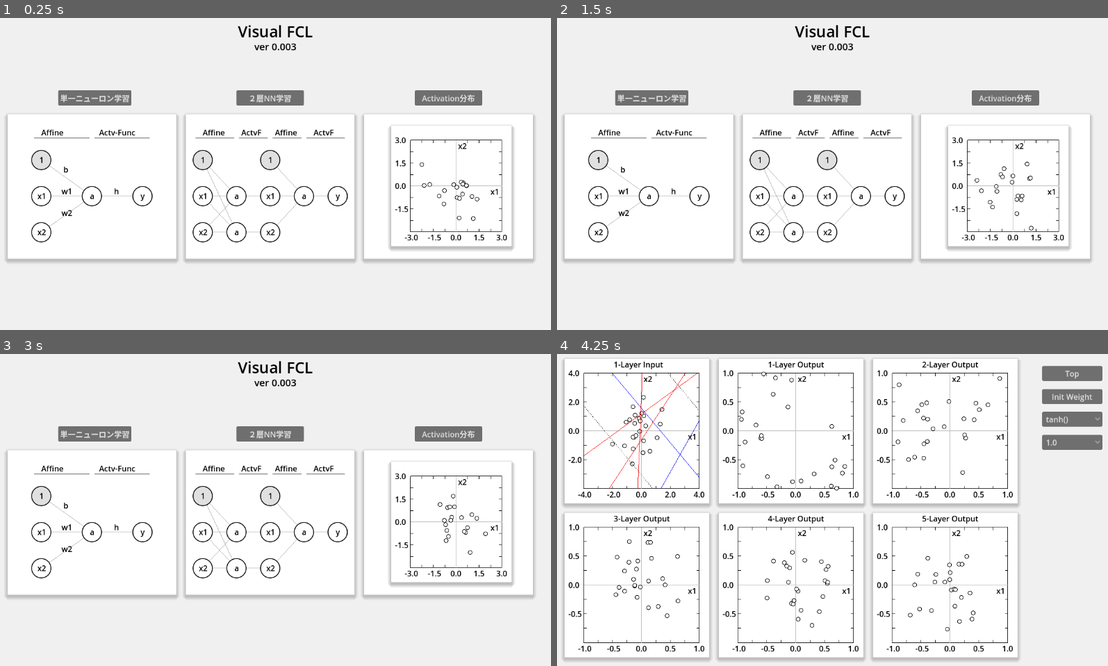
Above: before the commit, frames 1-4 (two rows, left to right).
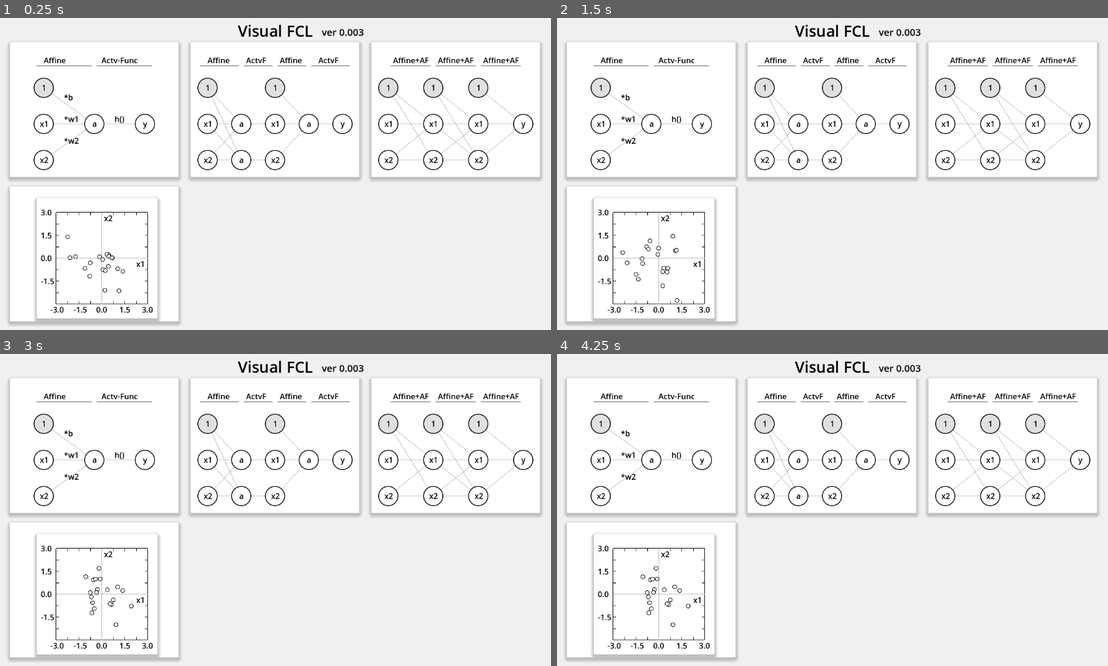
Above: after the commit, the same moments.

Repository: vivisuke/VisualFCL
Game: Godot game, scene res://top_scene.tscn
The game is run twice, just before and just after one commit, with the same random seed, the same clock (stepped at 60 frames per second) and the same inputs.
Inputs (mouse positions are in pixels of both pictures, inside the frame that each line leads up to):
- Up to frame 1 (0.25 s): no input
- Up to frame 2 (1.5 s): click (650, 99) at 0.5 s, where only the run before the commit has a clickable "単一ニューロン学習"; click "Top" at 1.25 s
- Up to frame 3 (3 s): click (269, 435) at 2 s, where only the run before the commit has a clickable "２層NN学習"; click "Top" at 2.75 s
- Up to frame 4 (4.25 s): click (1003, 435) at 3.5 s, where only the run before the commit has a clickable "Activation分布"

The runs differ from the first frame. In frame 1, 14% of the frame differs, in the area x 1-99%, y 2-99%; in frame 2, 14%; in frame 3, 14%; in frame 4, 19%, in the area x 1-99%, y 1-99%.

Commit message:
0089 ◎ C 06/30 06/30 0.004│ToDo│トップシーン：３層NN学習パネル追加

Diff:
--- a/VisualFCL/scripts/SingleLayerRect.gd
+++ b/VisualFCL/scripts/SingleLayerRect.gd
@@ -30,10 +30,10 @@
 	add_child(lbl)
 # Called when the node enters the scene tree for the first time.
 func _ready():
-	add_label(Vector2(X_WEIGHT, Y_X1-10-45), "b")
-	add_label(Vector2(X_WEIGHT, Y_X1-10), "w1")
-	add_label(Vector2(X_WEIGHT, Y_X1-10+45), "w2")
-	add_label(Vector2(X_AF, Y_X1-10), "h")
+	add_label(Vector2(X_WEIGHT, Y_X1-10-45), "*b")
+	add_label(Vector2(X_WEIGHT, Y_X1-10), "*w1")
+	add_label(Vector2(X_WEIGHT, Y_X1-10+45), "*w2")
+	add_label(Vector2(X_AF, Y_X1-10), "h()")
 	#
 	add_label_raw(Vector2(X_INPUT, Y_LINE-24), "Affine")
 	add_label_raw(Vector2(X_ACT+15, Y_LINE-24), "Actv-Func")
--- /dev/null
+++ b/VisualFCL/scripts/TripleLayerRect.gd
@@ -0,0 +1,99 @@
+extends ColorRect
+
+const NODE_RADIUS = 20.0
+const WIDTH = 350	#self.width
+const SPC_X = 35
+const SPC_INPUT = (WIDTH-SPC_X*2)/3.0
+const Y_LINE = 50
+const X_INPUT = SPC_X
+const X_ACT = 105
+const X_INPUT_2 = X_INPUT + SPC_INPUT
+const X_ACT_2 = 245
+const X_INPUT_3 = X_INPUT_2 + SPC_INPUT
+const X_OUTPUT = WIDTH - SPC_X
+const Y_1 = 75+20
+const Y_X1 = 150+20
+const Y_X2 = 225+20
+
+var selected = false
+var initialized = false
+
+func add_label(pos: Vector2, txt: String):
+	var dx = 4 if txt.length() == 1 else 8
+	var lbl = Label.new()
+	lbl.add_theme_color_override("font_color", Color.BLACK)
+	lbl.text = txt
+	lbl.position = pos - Vector2(dx, 12)
+	add_child(lbl)
+func add_label_raw(pos: Vector2, txt: String):
+	var lbl = Label.new()
+	lbl.add_theme_color_override("font_color", Color.BLACK)
+	lbl.text = txt
+	lbl.position = pos
+	add_child(lbl)
+
+# Called when the node enters the scene tree for the first time.
+func _ready():
+	add_label_raw(Vector2(X_INPUT+10, Y_LINE-24), "Affine+AF")
+	add_label_raw(Vector2(X_INPUT_2+10, Y_LINE-24), "Affine+AF")
+	add_label_raw(Vector2(X_INPUT_3+10, Y_LINE-24), "Affine+AF")
+	#
+	pass # Replace with function body.
+
+
+# Called every frame. 'delta' is the elapsed time since the previous frame.
+func _process(delta):
+	pass
+
+func draw_circle_outline(pos: Vector2, radius, col, txt: String):
+	draw_circle(pos, radius, col)
+	draw_arc(pos, radius, 0.0, 2*PI, 128, Color.BLACK, 0.75, true)
+	#draw_string(fnt, pos, txt)
+	if !initialized:
+		add_label(pos, txt)
+func _draw():
+	# 背景＋影 描画
+	var style_box = StyleBoxFlat.new()      # 影、ボーダなどを描画するための矩形スタイルオブジェクト
+	style_box.bg_color = Color.WHITE if !selected else Color.LIGHT_CYAN  # 矩形背景色
+	style_box.shadow_offset = Vector2(0, 4)     # 影オフセット
+	style_box.shadow_size = 8                   # 影（ぼかし）サイズ
+	style_box.shadow_color = Color.GRAY
+	draw_style_box(style_box, Rect2(Vector2(0, 0), self.size))      # style_box に設定した矩形を描画
+	# エッジ
+	draw_line(Vector2(X_INPUT, Y_X1), Vector2(X_OUTPUT, Y_X1), Color.DARK_GRAY)		# 第１層 x1 → 出力 y
+	draw_line(Vector2(X_INPUT, Y_1), Vector2(X_INPUT_2, Y_X1), Color.DARK_GRAY)
+	draw_line(Vector2(X_INPUT, Y_X2), Vector2(X_INPUT_2, Y_X1), Color.DARK_GRAY)
+	draw_line(Vector2(X_INPUT, Y_1), Vector2(X_INPUT_2, Y_X2), Color.DARK_GRAY)
+	draw_line(Vector2(X_INPUT, Y_X2), Vector2(X_INPUT_2, Y_X2), Color.DARK_GRAY)
+	#
+	draw_line(Vector2(X_INPUT_2, Y_1), Vector2(X_INPUT_3, Y_X1), Color.DARK_GRAY)
+	draw_line(Vector2(X_INPUT_2, Y_X1), Vector2(X_INPUT_3, Y_X1), Color.DARK_GRAY)
+	draw_line(Vector2(X_INPUT_2, Y_1), Vector2(X_INPUT_3, Y_X2), Color.DARK_GRAY)
+	draw_line(Vector2(X_INPUT_2, Y_X1), Vector2(X_INPUT_3, Y_X2), Color.DARK_GRAY)
+	draw_line(Vector2(X_INPUT_2, Y_X2), Vector2(X_INPUT_3, Y_X1), Color.DARK_GRAY)
+	draw_line(Vector2(X_INPUT_2, Y_X2), Vector2(X_INPUT_3, Y_X2), Color.DARK_GRAY)
+	#draw_line(Vector2(X_ACT, Y_X1), Vector2(X_OUTPUT, Y_X1), Color.DARK_GRAY)
+	#draw_line(Vector2(X_ACT, Y_X2), Vector2(X_INPUT_2, Y_X2), Color.DARK_GRAY)
+	draw_line(Vector2(X_INPUT_3, Y_1), Vector2(X_OUTPUT, Y_X1), Color.DARK_GRAY)
+	draw_line(Vector2(X_INPUT_3, Y_X1), Vector2(X_OUTPUT, Y_X1), Color.DARK_GRAY)
+	draw_line(Vector2(X_INPUT_3, Y_X2), Vector2(X_OUTPUT, Y_X1), Color.DARK_GRAY)
+	# ノード
+	draw_circle_outline(Vector2(X_INPUT, Y_1), NODE_RADIUS, Color("#e0e0e0"), "1")
+	draw_circle_outline(Vector2(X_INPUT, Y_X1), NODE_RADIUS, Color.WHITE, "x1")
+	draw_circle_outline(Vector2(X_INPUT, Y_X2), NODE_RADIUS, Color.WHITE, "x2")
+	#draw_circle_outline(Vector2(X_ACT, Y_X1), NODE_RADIUS, Color.WHITE, "a")
+	#draw_circle_outline(Vector2(X_ACT, Y_X2), NODE_RADIUS, Color.WHITE, "a")
+	draw_circle_outline(Vector2(X_INPUT_2, Y_1), NODE_RADIUS, Color("#e0e0e0"), "1")
+	draw_circle_outline(Vector2(X_INPUT_2, Y_X1), NODE_RADIUS, Color.WHITE, "x1")
+	draw_circle_outline(Vector2(X_INPUT_2, Y_X2), NODE_RADIUS, Color.WHITE, "x2")
+	#draw_circle_outline(Vector2(X_ACT_2, Y_X1), NODE_RADIUS, Color.WHITE, "a")
+	draw_circle_outline(Vector2(X_INPUT_3, Y_1), NODE_RADIUS, Color("#e0e0e0"), "1")
+	draw_circle_outline(Vector2(X_INPUT_3, Y_X1), NODE_RADIUS, Color.WHITE, "x1")
+	draw_circle_outline(Vector2(X_INPUT_3, Y_X2), NODE_RADIUS, Color.WHITE, "x2")
+	draw_circle_outline(Vector2(X_OUTPUT, Y_X1), NODE_RADIUS, Color.WHITE, "y")
+	# 上部
+	draw_line(Vector2(X_INPUT+5, Y_LINE), Vector2(X_INPUT_2-5, Y_LINE), Color.BLACK)
+	draw_line(Vector2(X_INPUT_2+5, Y_LINE), Vector2(X_INPUT_3-5, Y_LINE), Color.BLACK)
+	draw_line(Vector2(X_INPUT_3+5, Y_LINE), Vector2(X_OUTPUT+-5, Y_LINE), Color.BLACK)
+	#
+	initialized = true
--- a/VisualFCL/top_scene.tscn
+++ b/VisualFCL/top_scene.tscn
@@ -1,9 +1,10 @@
-[gd_scene load_steps=7 format=3 uid="uid://bhn16u7hhqek5"]
+[gd_scene load_steps=8 format=3 uid="uid://bhn16u7hhqek5"]
 
 [ext_resource type="Script" path="res://scripts/top_scene.gd" id="1_8gowc"]
 [ext_resource type="Script" path="res://scripts/SingleLayerRect.gd" id="2_v6wdx"]
 [ext_resource type="Script" path="res://scripts/DoubleLayerRect.gd" id="3_xv4wc"]
 [ext_resource type="Script" path="res://scripts/ActivationDistriRect.gd" id="4_6cx0r"]
+[ext_resource type="Script" path="res://scripts/TripleLayerRect.gd" id="4_114gl"]
 [ext_resource type="Script" path="res://scripts/GraphRect.gd" id="5_1bxby"]
 [ext_resource type="Texture2D" uid="uid://cpa1qlinelwg1" path="res://images/input_data.png" id="5_1gi6k"]
 
@@ -16,6 +17,7 @@
 color = Color(0.941176, 0.941176, 0.941176, 1)
 
 [node name="SingleLayerNNButton" type="Button" parent="."]
+visible = false
 offset_left = 125.0
 offset_top = 150.0
 offset_right = 265.0
@@ -23,6 +25,7 @@
 text = "単一ニューロン学習"
 
 [node name="TwoLayerNNButton" type="Button" parent="."]
+visible = false
 offset_left = 495.0
 offset_top = 150.0
 offset_right = 635.0
@@ -30,31 +33,58 @@
 text = "２層NN学習"
 
 [node name="ActivateDistriButton" type="Button" parent="."]
+visible = false
 offset_left = 865.0
 offset_top = 150.0
 offset_right = 1005.0
 offset_bottom = 181.0
 text = "Activation分布"
 
+[node name="TitleLabel" type="Label" parent="."]
+offset_right = 1152.0
+offset_bottom = 53.0
+theme_override_colors/font_color = Color(0, 0, 0, 1)
+theme_override_font_sizes/font_size = 32
+text = "Visual FCL"
+horizontal_alignment = 1
+vertical_alignment = 1
+
+[node name="VersionLabel" type="Label" parent="."]
+offset_left = 672.0
+offset_top = 12.0
+offset_right = 784.0
+offset_bottom = 43.0
+theme_override_colors/font_color = Color(0, 0, 0, 1)
+theme_override_font_sizes/font_size = 20
+text = "ver 0.003"
+vertical_alignment = 2
+
 [node name="SingleLayerRect" type="ColorRect" parent="."]
-offset_left = 20.0
-offset_top = 200.0
-offset_right = 370.0
-offset_bottom = 500.0
+offset_left = 25.0
+offset_top = 50.0
+offset_right = 375.0
+offset_bottom = 330.0
 script = ExtResource("2_v6wdx")
 
 [node name="DoubleLayerRect" type="ColorRect" parent="."]
-offset_left = 390.0
-offset_top = 200.0
-offset_right = 740.0
-offset_bottom = 500.0
+offset_left = 400.0
+offset_top = 50.0
+offset_right = 750.0
+offset_bottom = 330.0
 script = ExtResource("3_xv4wc")
 
+[node name="TripleLayerRect" type="ColorRect" parent="."]
+offset_left = 775.0
+offset_top = 50.0
+offset_right = 1125.0
+offset_bottom = 330.0
+script = ExtResource("4_114gl")
+
 [node name="ActivationDistriRect" type="ColorRect" parent="."]
-offset_left = 760.0
-offset_top = 200.0
-offset_right = 1110.0
-offset_bottom = 500.0
+offset_left = 25.0
+offset_top = 350.0
+offset_right = 375.0
+offset_bottom = 630.0
 script = ExtResource("4_6cx0r")
 
 [node name="GraphRect" type="ColorRect" parent="ActivationDistriRect"]
@@ -75,24 +105,6 @@
 scale = Vector2(0.75, 0.75)
 texture = ExtResource("5_1gi6k")
 
-[node name="TitleLabel" type="Label" parent="."]
-offset_top = 5.0
-offset_right = 1152.0
-offset_bottom = 53.0
-theme_override_colors/font_color = Color(0, 0, 0, 1)
-theme_override_font_sizes/font_size = 32
-text = "Visual FCL"
-horizontal_alignment = 1
-
-[node name="VersionLabel" type="Label" parent="."]
-offset_top = 45.0
-offset_right = 1152.0
-offset_bottom = 76.0
-theme_override_colors/font_color = Color(0, 0, 0, 1)
-theme_override_font_sizes/font_size = 20
-text = "ver 0.003"
-horizontal_alignment = 1
-
 [connection signal="pressed" from="SingleLayerNNButton" to="." method="_on_single_layer_nn_button_pressed"]
 [connection signal="pressed" from="TwoLayerNNButton" to="." method="_on_two_layer_nn_button_pressed"]
 [connection signal="pressed" from="ActivateDistriButton" to="." method="_on_activate_distri_button_pressed"]
Not shown, changed: VisualFCL.spr
